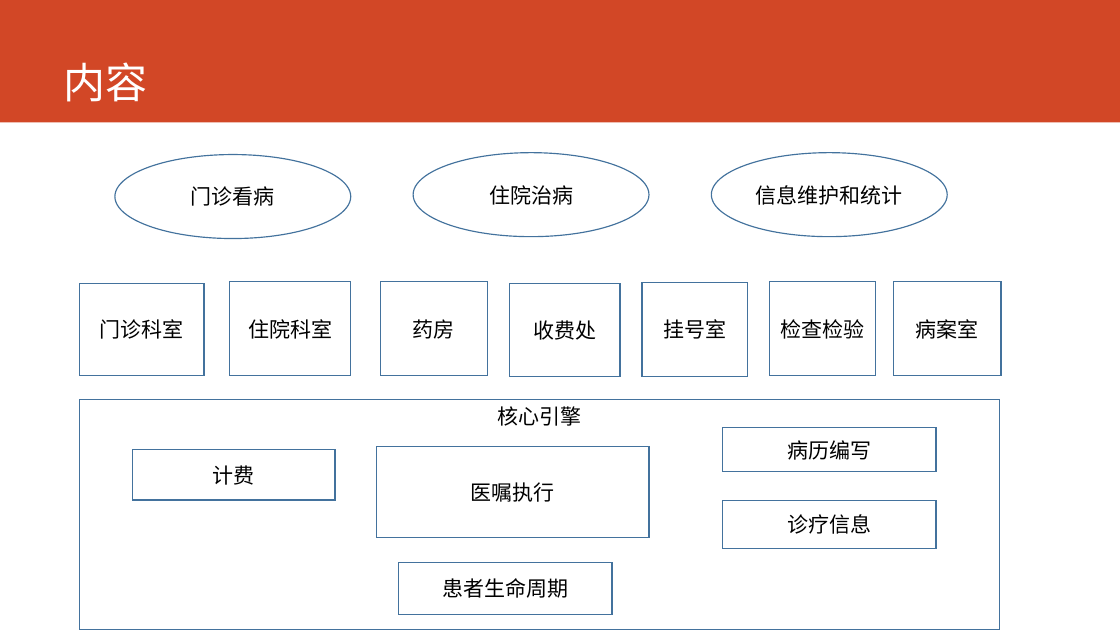
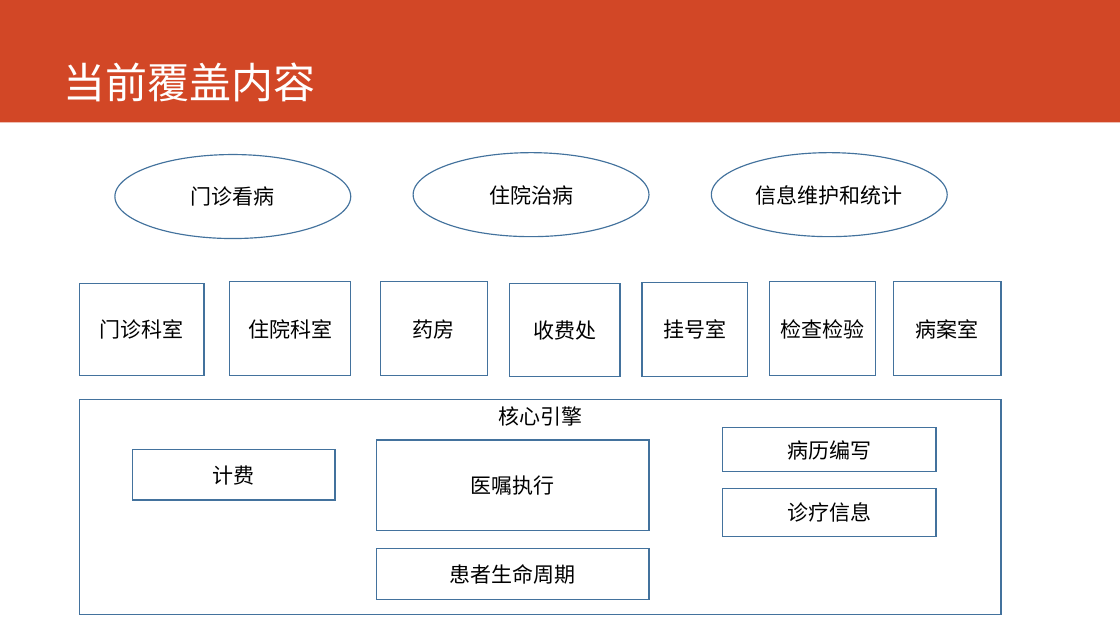
Before and after one commit to AppSecAI-TEST/hospital, a slide deck: slide 3 of doc/EVE新一代HIS核心系统.pptx. Drawn at 1120x630 pixels with LibreOffice and Linux fonts; fonts in the diff are those of the drawing. Boxes give left, top, right and bottom in pixels: in the first picture for what was removed or moved away, otherwise in the second. Text is boxed around its words. In the diff, an @@ line names an element or a change of style, - is before the commit and + after.

```diff
--- a/doc/EVE新一代HIS核心系统.pptx
+++ b/doc/EVE新一代HIS核心系统.pptx
@@ title at [64, 62, 316, 102]: text changed @@
-内容
+当前覆盖内容
@@ rectangle "核心引擎": place and size @@
-rectangle "核心引擎" at [80, 400, 1000, 630]
+rectangle "核心引擎" at [80, 400, 1002, 615]
@@ rectangle "医嘱执行": place and size @@
-rectangle "医嘱执行" at [377, 447, 649, 538]
+rectangle "医嘱执行" at [377, 440, 649, 531]
@@ rectangle "诊疗信息": place and size @@
-rectangle "诊疗信息" at [723, 500, 936, 548]
+rectangle "诊疗信息" at [723, 488, 936, 536]
@@ rectangle "患者生命周期": place and size @@
-rectangle "患者生命周期" at [398, 563, 612, 614]
+rectangle "患者生命周期" at [377, 549, 649, 600]
```
Also in this commit, not shown: 12 other slides changed.
